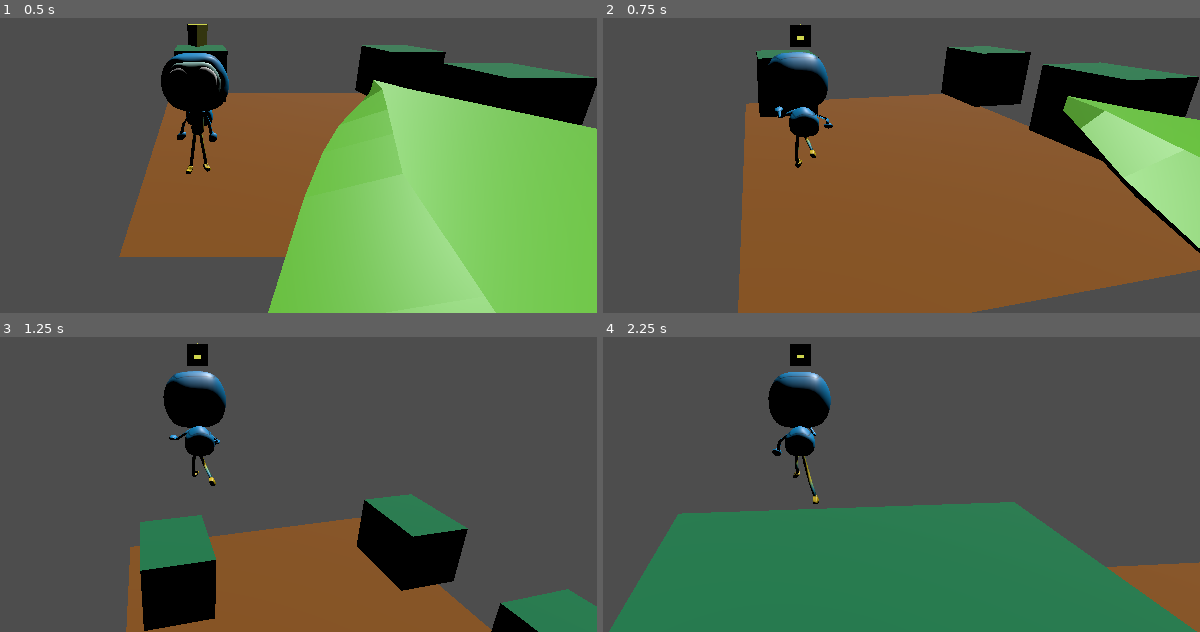
Above: before the commit, frames 1-4 (two rows, left to right).
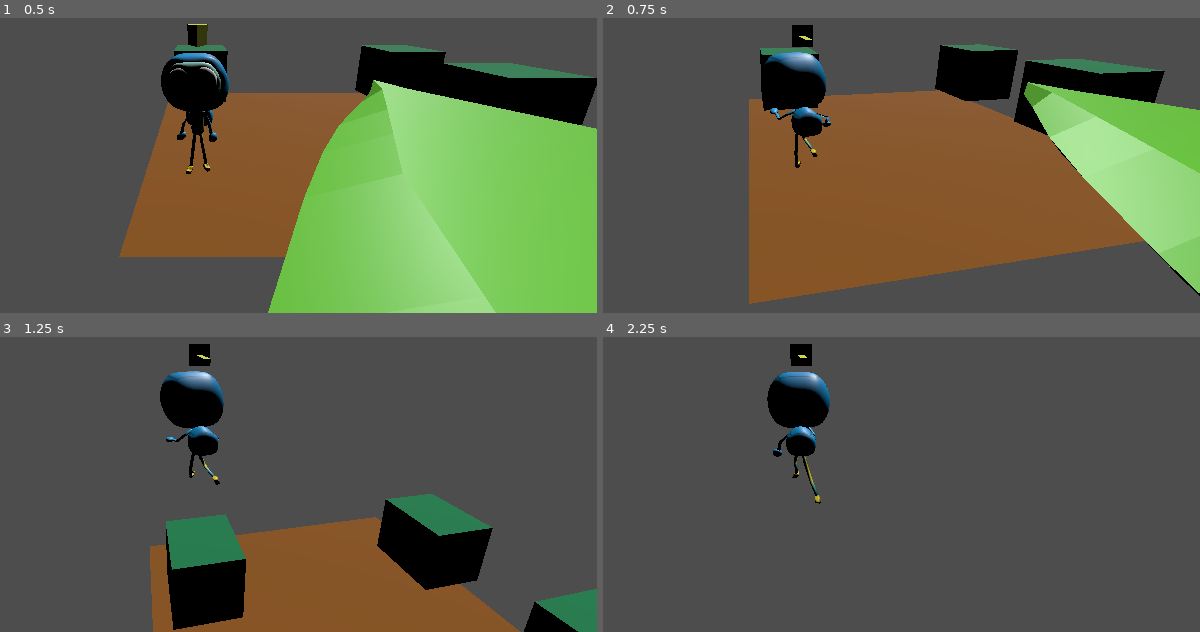
Above: after the commit, the same moments.

Repository: AidanNC/ProjectBeanstalk
Game: Godot game, scene res://Scenes/main.tscn
Two runs of this game, one before a commit and one after it. Both use one fixed random seed, a clock stepped at 60 frames per second and the inputs below.
Inputs (mouse positions are in pixels of both pictures, inside the frame that each line leads up to):
- Up to frame 1 (0.5 s): no input
- Up to frame 2 (0.75 s): move the mouse to (841, 85) at 0.52 s; hold W (move_forward) from 0.53 s (still down)
- Up to frame 3 (1.25 s): keep holding W (move_forward); tap Space (jump) at 0.77 s
- Up to frame 4 (2.25 s): keep holding W (move_forward); move the mouse to (758, 410) at 1.27 s; tap Space (jump) at 1.52 s; move the mouse to (817, 398) at 2.02 s

Frame 1 is identical in both runs. In frame 2, 18% of the frame differs, in the area x 22-100%, y 2-100%; in frame 3, 9.9%; in frame 4, 35%, in the area x 1-100%, y 2-100%.

Commit message:
add: small movement changes

Diff:
--- a/projectbeanstalk/scripts/character_body_3d.gd
+++ b/projectbeanstalk/scripts/character_body_3d.gd
@@ -9,6 +9,8 @@
 var _theta: float
 var gliding: bool = false
 var can_jump: bool = true
+
+var lastSpeed = [0]
 
 func _physics_process(delta: float) -> void:
 	handleMovement()
@@ -58,6 +60,21 @@
 	else:
 		gliding = false
 
+
+const directionMap = {
+	"NONE": 0,
+	"FORWARD":  1,
+	"BACKWARD": 2,
+	"LEFT": 3,
+	"RIGHT": 4,
+}
+
+func storeSpeed(direction: int):
+	if lastSpeed[0] == direction:
+		lastSpeed.append(direction)
+	else:
+		lastSpeed = [direction]
+
 func handleMovement():
 	# Get camera direction
 	var camera_direction = camera.global_transform.basis.z
@@ -68,25 +85,32 @@
 	if Input.is_action_pressed("move_forward"):
 		# project camera direction onto XZ plane
 		move_direction -= Vector3(camera_direction.x, 0, camera_direction.z)
-
+		storeSpeed(directionMap["FORWARD"])
 	# Pressing S moves backward on XZ plane in the direction the camera is facing
 	if Input.is_action_pressed("move_back"):
 		move_direction += Vector3(camera_direction.x, 0, camera_direction.z)
-
+		storeSpeed(directionMap["BACKWARD"])
 	# Pressing A moves left on XZ plane in the direction the camera is facing
 	if Input.is_action_pressed("move_left"):
 		move_direction += Vector3(-camera_direction.z, 0, camera_direction.x)
-
+		storeSpeed(directionMap["LEFT"])
 	# Pressing D moves right on XZ plane in the direction the camera is facing
 	if Input.is_action_pressed("move_right"):
 		move_direction += Vector3(camera_direction.z, 0, -camera_direction.x)
-
+		storeSpeed(directionMap["RIGHT"])
 	# Not pressing any movement keys
 	if not Input.is_action_pressed("move_forward") and not Input.is_action_pressed("move_back") and not Input.is_action_pressed("move_left") and not Input.is_action_pressed("move_right"):
-		velocity.x = 0
-		velocity.z = 0
+		storeSpeed(directionMap["NONE"])
 
 	#not sure if this is doing anything
-	move_direction = move_direction.normalized()
-	velocity.z = move_direction.z * speed
-	velocity.x = move_direction.x * speed
+
+	var acc = 0.4
+	if lastSpeed[0] == directionMap["NONE"]:
+		acc = max(0, speed-0.01*lastSpeed.size())
+
+	move_direction = move_direction.normalized() * acc
+	velocity += move_direction
+	velocity.z = round(velocity.z * 0.98 * 100)/100
+	velocity.x = round(velocity.x * 0.98 * 100)/100
+	velocity.z = max(abs(velocity.z)-0.1, 0) * sign(velocity.z)
+	velocity.x = max(abs(velocity.x)-0.1, 0) * sign(velocity.x)
Not shown: 1 places in projectbeanstalk/Scenes/main.tscn that only renumber resources
